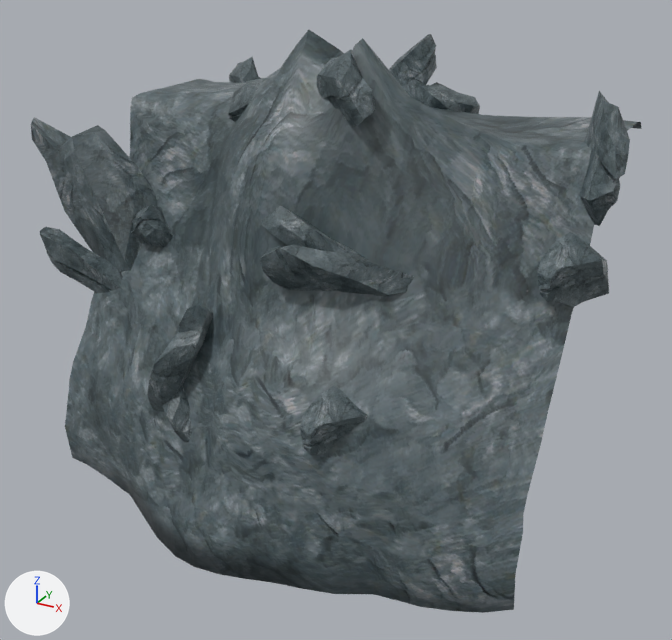
One commit to the FBX model Vertical Slice/Assets/Resources/Prefabs/FBXFiles/PlateauPiece1.fbx: the scene before it, then after it.
The view is the same before and after, from a camera (50 mm lens) standing at (0.0842, -0.1675, 0.1089) and looking at (0.0029, -0.0197, 0.035). Every picture has the same lights, and +X, +Y and +Z are marked at lower left. Where no turn or scale is listed for an object, it has been applied to the vertices.

In view in the first picture: 'PlateauPiece1'.
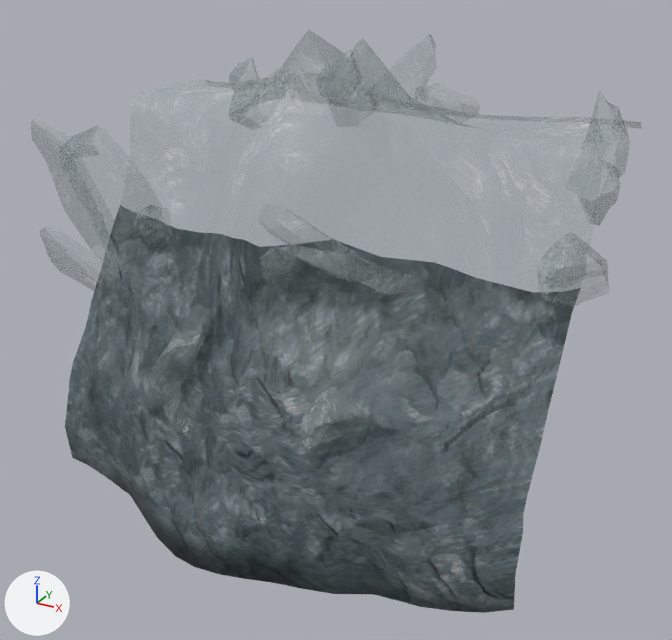
Boxes (x1, y1, x2, y2) around the edits, measured in the pictures (672 x 640 px):
```json
{"part": 1, "of": "me_mesh", "change": "recoloured", "before": [31, 34, 630, 455], "after": [31, 41, 627, 445]}
{"part": 2, "of": "me_mesh", "change": "recoloured", "before": [129, 30, 641, 293], "after": [130, 65, 641, 259]}
```

The change, as JSON lines over the scene's bpy script:
```json
{"op": "set", "path": "img_extrarockstex_png", "old": "load_image('ExtraRocksTex.png', '_unpacked/ExtraRocksTex.png', 1024, 1024, 'sRGB')", "new": "load_image('ExtraRocksTex.png', 'FloatPiece1.fbm/ExtraRocksTex.png', 1024, 1024, 'Non-Color')"}
{"op": "set", "path": "img_ground1_png", "old": "load_image('Ground1.png', '_unpacked/Ground1.png', 1024, 1024, 'sRGB')", "new": "load_image('Ground1.png', 'GroundPiece1.fbm/Ground1.png', 1024, 1024, 'Non-Color')"}
{"op": "add", "block": "mat_lambert12", "code": ["mat_lambert12 = bpy.data.materials.new('lambert12')", "# uses the picture img_extrarockstex_png"]}
{"op": "add", "block": "mat_ground2_defaultmat6", "code": ["mat_ground2_defaultmat6 = bpy.data.materials.new('Ground2:defaultMat6')", "# uses the picture img_ground1_png"]}
{"block": "me_mesh", "where": "me_mesh.from_pydata(...)  # 1167 vertices, 1285 faces; spans x -0.0702..0.0541, y -0.0599..0.0189, z 0.0..0.0905"}
{"block": "me_mesh", "where": "# used by ob_plateaupiece1; location = (0.0, 0.0, 0.0)"}
{"block": "me_mesh", "change": "me_mesh part 1: all 783 faces that had it switch from mat_lambert1 (picture img_extrarockstex_png) to mat_lambert12"}
{"block": "me_mesh", "change": "me_mesh part 2: all 322 faces that had it switch from mat_ground2_defaultmat1 (picture img_ground1_png) to mat_ground2_defaultmat6"}
```
